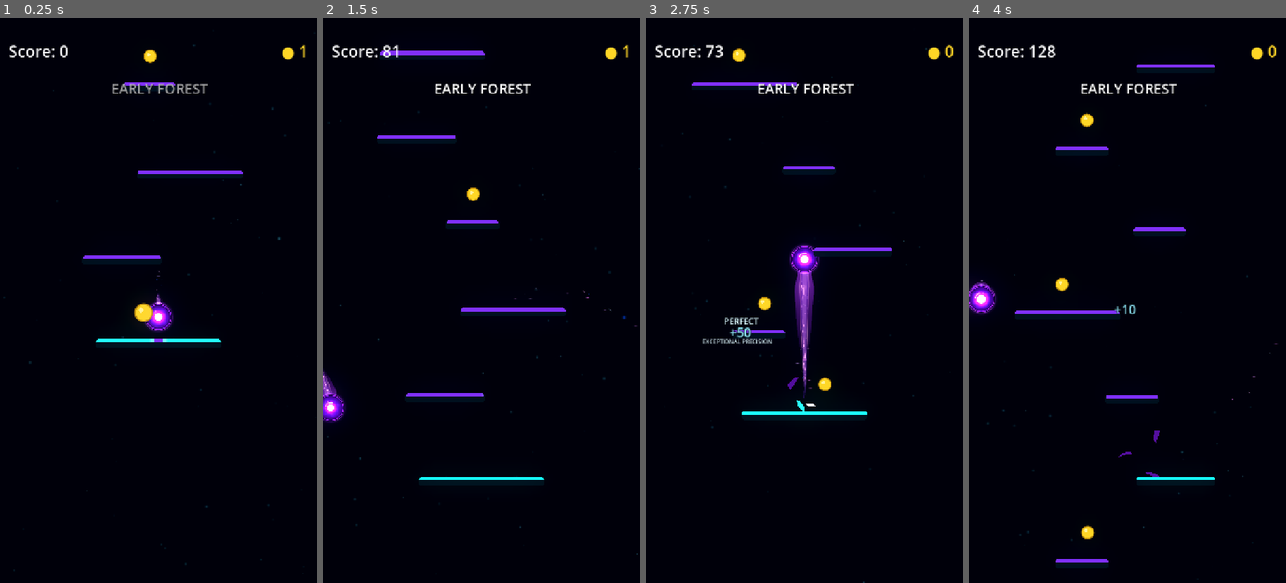
Above: before the commit, frames 1-4 (left to right).
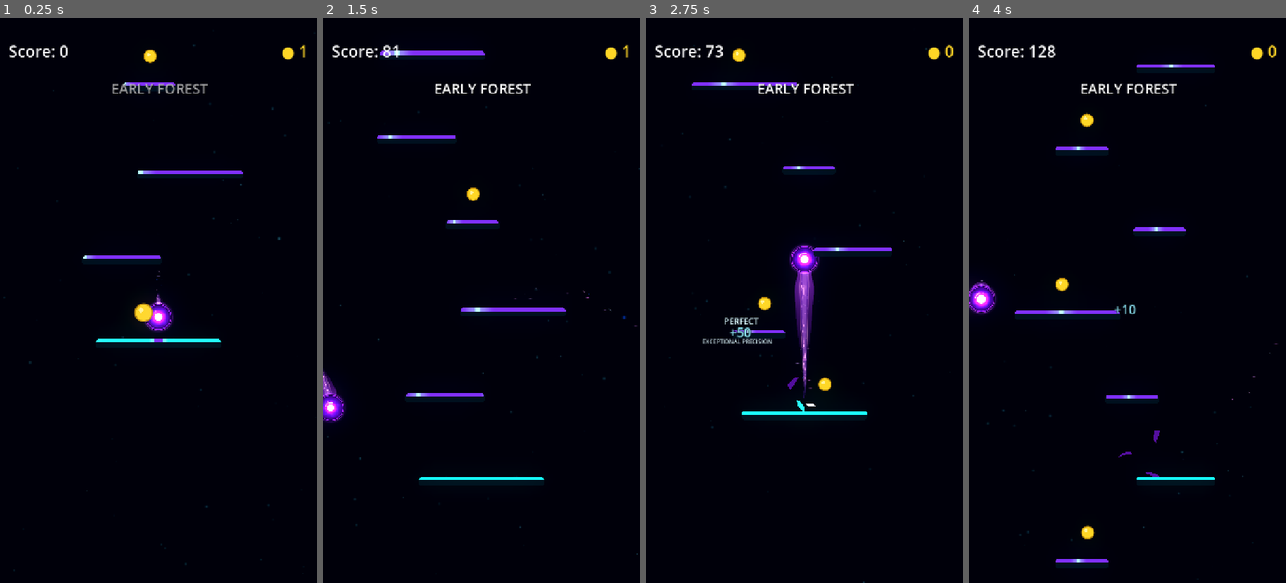
Above: after the commit, the same moments.

Repository: Kryodo/TowerJump
Game: Godot game, scene res://scenes/main.tscn
Two runs of this game, one before a commit and one after it. Both use one fixed random seed, a clock stepped at 60 frames per second and the inputs below.
Inputs (mouse positions are in pixels of both pictures, inside the frame that each line leads up to):
- Up to frame 1 (0.25 s): no input
- Up to frame 2 (1.5 s): move the mouse to (551, 272) at 0.52 s; hold Right (ui_right) 0.53-1.25 s; click (551, 272) at 0.67 s; drag from (418, 328) to (471, 193) at 1.27 s
- Up to frame 3 (2.75 s): click "Nochmal spielen" at 2 s
- Up to frame 4 (4 s): move the mouse to (1159, 176) at 2.77 s; hold Right (ui_right) 2.78-3.5 s; drag from (1111, 413) to (1060, 193) at 3.52 s

The runs differ from the first frame. In frame 1, less than 0.1% of the frame differs, in the area x 26-49%, y 11-43%; in frame 2, 0.2%, in the area x 18-53%, y 5-67%; in frame 3, 0.1%; in frame 4, 0.2%.

Commit message:
Add subtle idle platform edge sheen

Diff:
--- a/scenes/platform_edge_feedback.gdshader
+++ b/scenes/platform_edge_feedback.gdshader
@@ -7,6 +7,7 @@
 instance uniform float approach_target_x = 0.5;
 instance uniform float landing_confirm = 0.0;
 instance uniform float activated = 0.0;
+instance uniform float idle_sheen_phase = 0.0;
 
 void vertex() {
 	edge_local_x = VERTEX.x;
@@ -58,5 +59,17 @@
 	float confirm = clamp(landing_confirm, 0.0, 1.0);
 	result = mix(result, confirm_color, confirm);
 
+	// Rare, asynchronous sheen for platforms still waiting ahead. Its per-
+	// instance phase avoids a synchronized tower-wide sweep. Active landing
+	// feedback takes priority, so the idle sheen never fights approach/confirm.
+	float idle_gate = (1.0 - charge) * (1.0 - active) * (1.0 - confirm);
+	float sheen_position = fract(TIME * 0.11 + idle_sheen_phase);
+	float sheen_distance = abs(x - sheen_position);
+	float sheen_field = 1.0 - smoothstep(0.035, 0.16, sheen_distance);
+	float sheen_core = 1.0 - smoothstep(0.004, 0.035, sheen_distance);
+	float sheen_mix = (sheen_field * 0.11 + sheen_core * 0.30) * idle_gate;
+	vec3 sheen_color = vec3(1.2, 3.2, 4.0);
+	result = mix(result, sheen_color, clamp(sheen_mix, 0.0, 0.42));
+
 	COLOR.rgb = result;
 }
